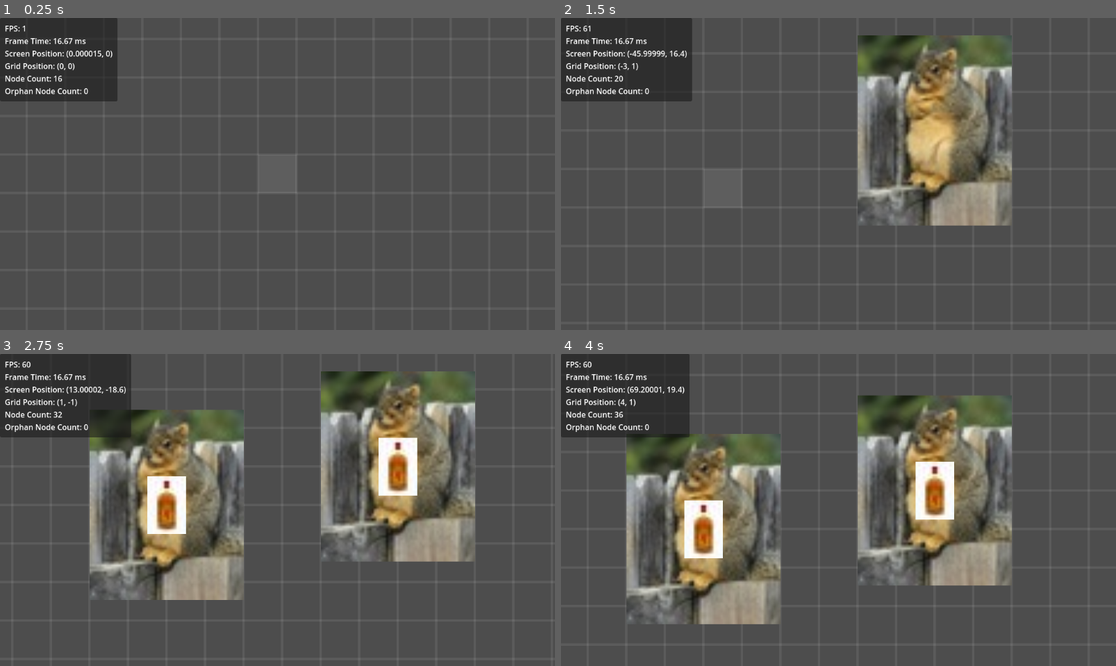
Above: before the commit, frames 1-4 (two rows, left to right).
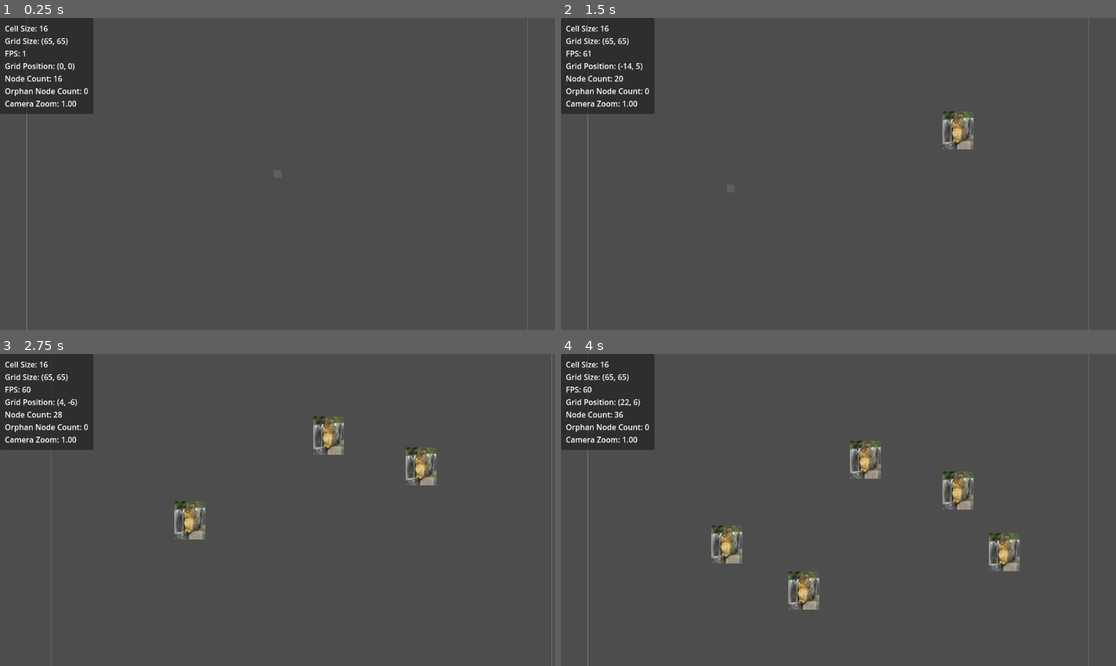
Above: after the commit, the same moments.

Repository: atomazu/vtuber-jam
Game: Godot game, scene res://main.tscn
Same seed, same stepped clock (60 frames per second), same inputs: the game is played once before the commit and once after it.
Inputs (mouse positions are in pixels of both pictures, inside the frame that each line leads up to):
- Up to frame 1 (0.25 s): no input
- Up to frame 2 (1.5 s): tap Enter at 0.5 s; move the mouse to (960, 158) at 0.52 s; click (960, 158) at 0.6 s; tap Space at 1.25 s; move the mouse to (727, 189) at 1.27 s; tap S (cam_down) at 1.35 s
- Up to frame 3 (2.75 s): click (166, 525) at 1.55 s; tap Enter at 2 s; move the mouse to (333, 441) at 2.02 s; tap A (cam_left) at 2.1 s; click (333, 441) at 2.3 s
- Up to frame 4 (4 s): tap Space at 2.75 s; move the mouse to (810, 572) at 2.77 s; tap D (cam_right) at 2.85 s; click (810, 572) at 3.05 s; tap Enter at 3.5 s; move the mouse to (1005, 556) at 3.52 s; tap W (cam_up) at 3.6 s; click (1005, 556) at 3.8 s

The runs differ from the first frame. In frame 1, 2.6% of the frame differs, in the area x 0-96%, y 0-100%; in frame 2, 16%; in frame 3, 27%; in frame 4, 28%.

Commit message:
reorganized some code and cleaned up debug info

Diff:
--- a/debug/debug.gd
+++ b/debug/debug.gd
@@ -7,11 +7,13 @@
 var enabled: bool = OS.is_debug_build()
 const DEBUG = preload("res://debug/debug.tscn")
 
+
 func _ready() -> void:
 	add_child(DEBUG.instantiate())
 
 	debug_interface = $DebugInterface
 	debug_label = $DebugInterface/MarginContainer/DebugLabel
+
 
 func _process(delta: float) -> void:
 	if not enabled:
@@ -23,20 +25,18 @@
 	update_debug_info(delta)
 	update_debug_label()
 
+
 func update_debug_info(delta: float) -> void:
 	# Basic info
 	debug_info["FPS"] = Engine.get_frames_per_second()
-	debug_info["Frame Time"] = "%.2f ms" % (delta * 1000)
 
 	# Mouse and grid info
-	debug_info["Screen Position"] = str(Grid.get_mouse_global())
 	debug_info["Grid Position"] = str(Grid.get_mouse_cell())
 
 	# Scene info
 	debug_info["Node Count"] = get_tree().get_node_count()
 	debug_info["Orphan Node Count"] = Performance.get_monitor(Performance.OBJECT_ORPHAN_NODE_COUNT)
 
-	Grid.highlight_cell(Grid.get_mouse_cell())
 
 func update_debug_label() -> void:
 	var debug_text = ""
@@ -44,8 +44,10 @@
 		debug_text += key + ": " + str(debug_info[key]) + "\n"
 	debug_label.text = debug_text
 
+
 func add_debug_info(key: String, value) -> void:
 	debug_info[key] = value
 
+
 func remove_debug_info(key: String) -> void:
 	debug_info.erase(key)
--- a/interface/build_interface.gd
+++ /dev/null
@@ -1,11 +0,0 @@
-extends Node
-
-
-# Called when the node enters the scene tree for the first time.
-func _ready() -> void:
-	pass # Replace with function body.
-
-
-# Called every frame. 'delta' is the elapsed time since the previous frame.
-func _process(_delta: float) -> void:
-	pass
--- a/main.tscn
+++ b/main.tscn
@@ -1,19 +1,13 @@
-[gd_scene load_steps=5 format=3 uid="uid://dachgnl8qkq4b"]
+[gd_scene load_steps=4 format=3 uid="uid://dachgnl8qkq4b"]
 
 [ext_resource type="Script" path="res://main.gd" id="1_4i0r6"]
 [ext_resource type="Script" path="res://interface/interface.gd" id="3_5ufib"]
 [ext_resource type="PackedScene" uid="uid://c7xijk2bc4dai" path="res://singletons/grid_display.tscn" id="3_7k4su"]
-[ext_resource type="Script" path="res://camera.gd" id="5_wl8uc"]
 
 [node name="Main" type="Node"]
 script = ExtResource("1_4i0r6")
 
 [node name="Grid Display" parent="." instance=ExtResource("3_7k4su")]
-
-[node name="Camera" type="Camera2D" parent="."]
-zoom = Vector2(5, 5)
-editor_draw_limits = true
-script = ExtResource("5_wl8uc")
 
 [node name="World" type="Node2D" parent="."]
 
--- a/project.godot
+++ b/project.godot
@@ -19,6 +19,7 @@
 
 Grid="*res://singletons/grid.gd"
 Debug="*res://debug/debug.gd"
+Camera="*res://singletons/camera.gd"
 
 [editor]
 
--- a/camera.gd
+++ b/singletons/camera.gd
@@ -14,11 +14,16 @@
 var target_opacity: float = 0.25
 
 
+func _init() -> void:
+	zoom = Vector2.ONE * 3
+
+
 func _process(delta: float) -> void:
 	update_movement(delta)
 	update_zoom(delta)
 	update_opacity(delta)
 	apply_bounds()
+	Debug.add_debug_info("Camera Zoom", "%0.2f" % ((zoom.x + zoom.y) / 2))
 
 
 func update_movement(delta: float) -> void:
--- a/singletons/grid.gd
+++ b/singletons/grid.gd
@@ -9,6 +9,12 @@
 func _ready() -> void:
 	_grid_display = get_tree().get_first_node_in_group("grid_display")
 	update_grid_display()
+	Debug.add_debug_info("Cell Size", cell_size)
+	Debug.add_debug_info("Grid Size", grid_size)
+
+
+func _process(delta: float) -> void:
+	highlight_cell(get_mouse_cell())
 
 
 func update_grid_display() -> void:
--- a/tests/building_test.gd
+++ b/tests/building_test.gd
@@ -19,7 +19,7 @@
 	arrow_tower.place(Grid.grid_to_world(Vector2.ONE * 2))
 	sniper_tower.place(Grid.grid_to_world(Vector2.ONE * 4))
 	sniper_tower2.place(Grid.grid_to_world(Vector2.ONE * 3))
-	if arrow_tower.position == Vector2(0,0):
+	if arrow_tower.position == Grid.grid_to_world(Vector2(2, 2)):
 		return true
 	return false
 
--- a/tests/tests.tscn
+++ b/tests/tests.tscn
@@ -1,10 +1,9 @@
-[gd_scene load_steps=6 format=3 uid="uid://d3pednyfrlp2e"]
+[gd_scene load_steps=5 format=3 uid="uid://d3pednyfrlp2e"]
 
 [ext_resource type="Script" path="res://tests/tests.gd" id="1_xietp"]
 [ext_resource type="PackedScene" uid="uid://c7xijk2bc4dai" path="res://singletons/grid_display.tscn" id="2_i26ud"]
 [ext_resource type="Script" path="res://tests/building_manager_test.gd" id="3_wo74k"]
 [ext_resource type="Script" path="res://tests/building_test.gd" id="4_1u55s"]
-[ext_resource type="Script" path="res://camera.gd" id="5_aijpy"]
 
 [node name="TestSuite" type="Node"]
 script = ExtResource("1_xietp")
@@ -85,7 +84,3 @@
 [node name="BuildingTest" type="Node" parent="ExamList"]
 script = ExtResource("4_1u55s")
 enabled = true
-
-[node name="Camera2D" type="Camera2D" parent="."]
-zoom = Vector2(3, 3)
-script = ExtResource("5_aijpy")
